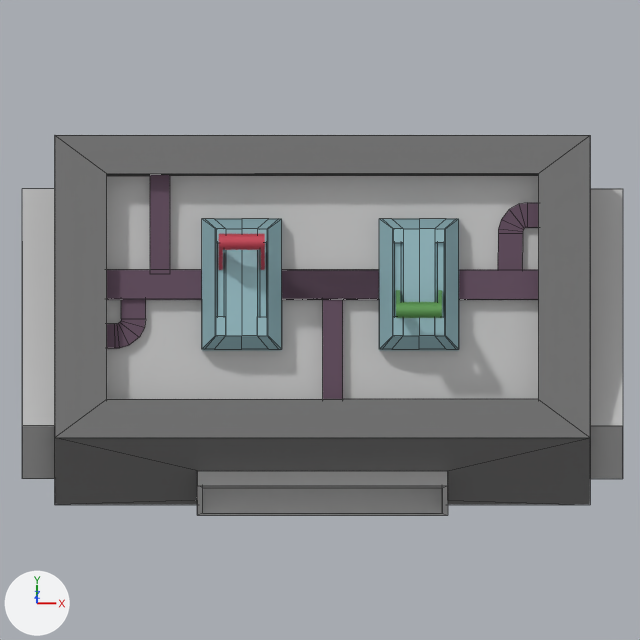
The Blender file Source/Content/Models/MiscBuildings_Medium.blend as it was, and as the next commit left it.
Both versions are drawn from the file's camera 'Camera'. The axes (+X, +Y, +Z) are drawn at lower left. The lights are the same throughout. Mesh edges are drawn as thin lines on the coarser meshes.
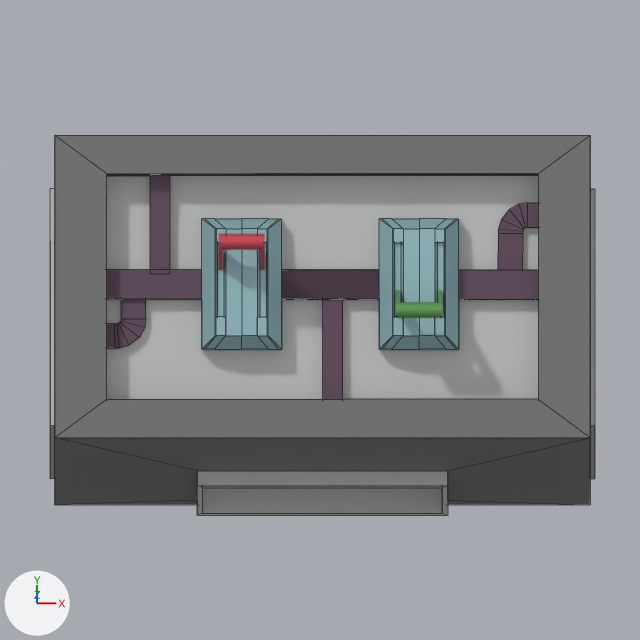
Where the change shows, as pixel boxes [x1, y1, x2, y2] in the pictures (640 x 640 px; the box of a moved part takes in the faces that stretch with it):
'Cube', reshaped (9% narrower)
    before: [22, 135, 623, 515]
    after: [50, 135, 595, 515]
part 1 of me_cube_002, moved or reshaped
    before: [22, 189, 55, 479]
    after: [50, 189, 55, 479]
part 2 of me_cube_002, moved or reshaped
    before: [590, 189, 623, 479]
    after: [590, 189, 595, 479]

The change, as a list of edits to the scene's bpy script:
```text
Change me_cube_002:
    where me_cube_002.from_pydata(...)  # 72 vertices, 64 faces; spans x -3.08..3.08, y -1.31..1.86, z -1.0..1.83
    used by ob_cube; location = (0.012, -0.206, 0.219); scale = (0.457, 0.457, 0.457)
    before: 16 (-3.08, 1.65, -0.79) at pixel (22, 241), 17 (-3.08, -0.93, -0.79) at pixel (22, 478), 18 (-3.08, -0.93, 0.79) at pixel (22, 425), 19 (-3.08, 1.65, 0.79) at pixel (22, 188)
    before: 20 (3.08, 1.65, 0.79) at pixel (622, 188), 21 (3.08, 1.65, -0.79) at pixel (622, 241), 22 (3.08, -0.93, -0.79) at pixel (622, 478), 23 (3.08, -0.93, 0.79) at pixel (622, 425)
    me_cube_002 part 1
    add for i in [*range(16, 20)]: me_cube_002.vertices[i].co += Vector((0.29, 0.0, 0.0))
    me_cube_002 part 2
    add for i in [*range(20, 24)]: me_cube_002.vertices[i].co += Vector((-0.29, 0.0, 0.0))
```
